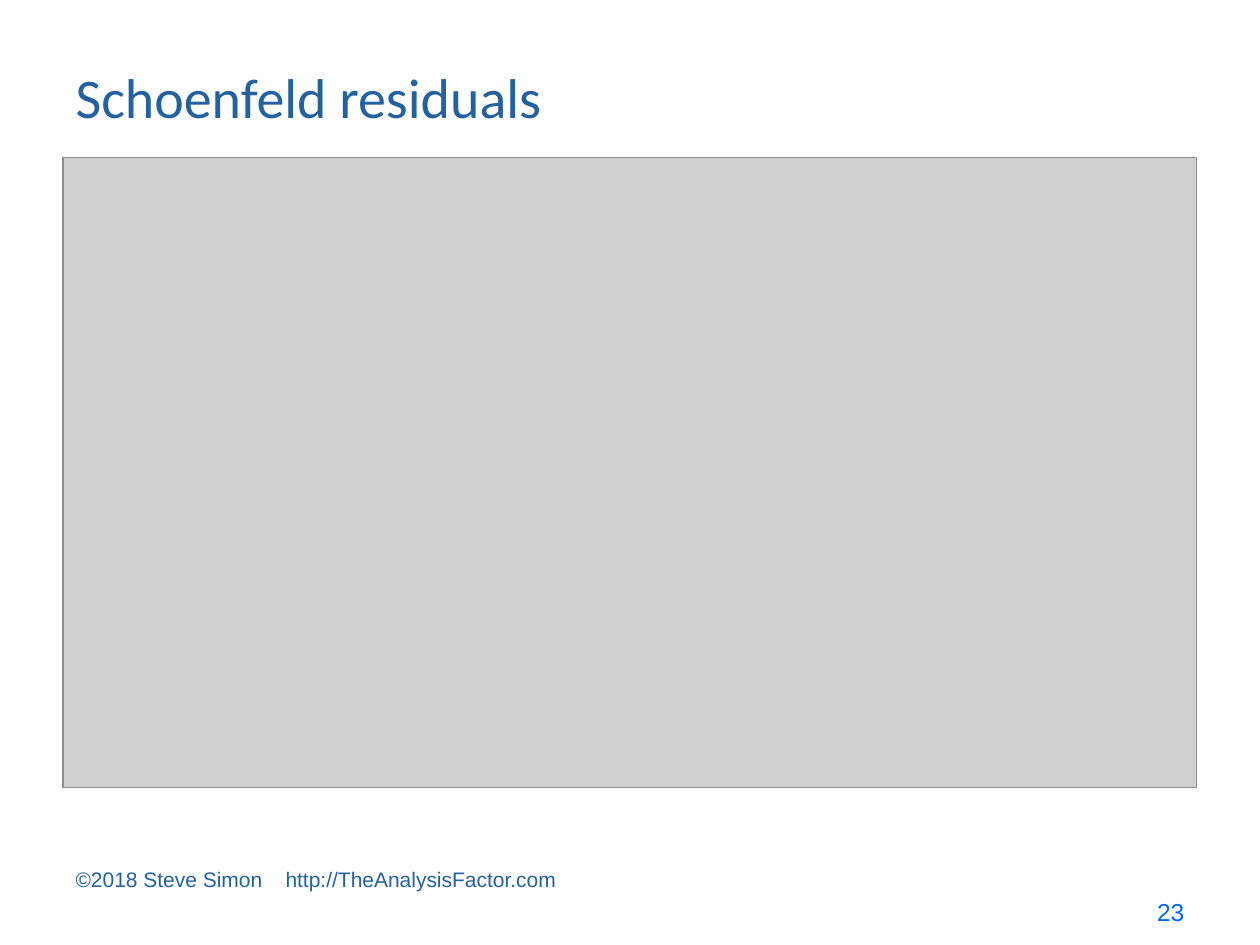
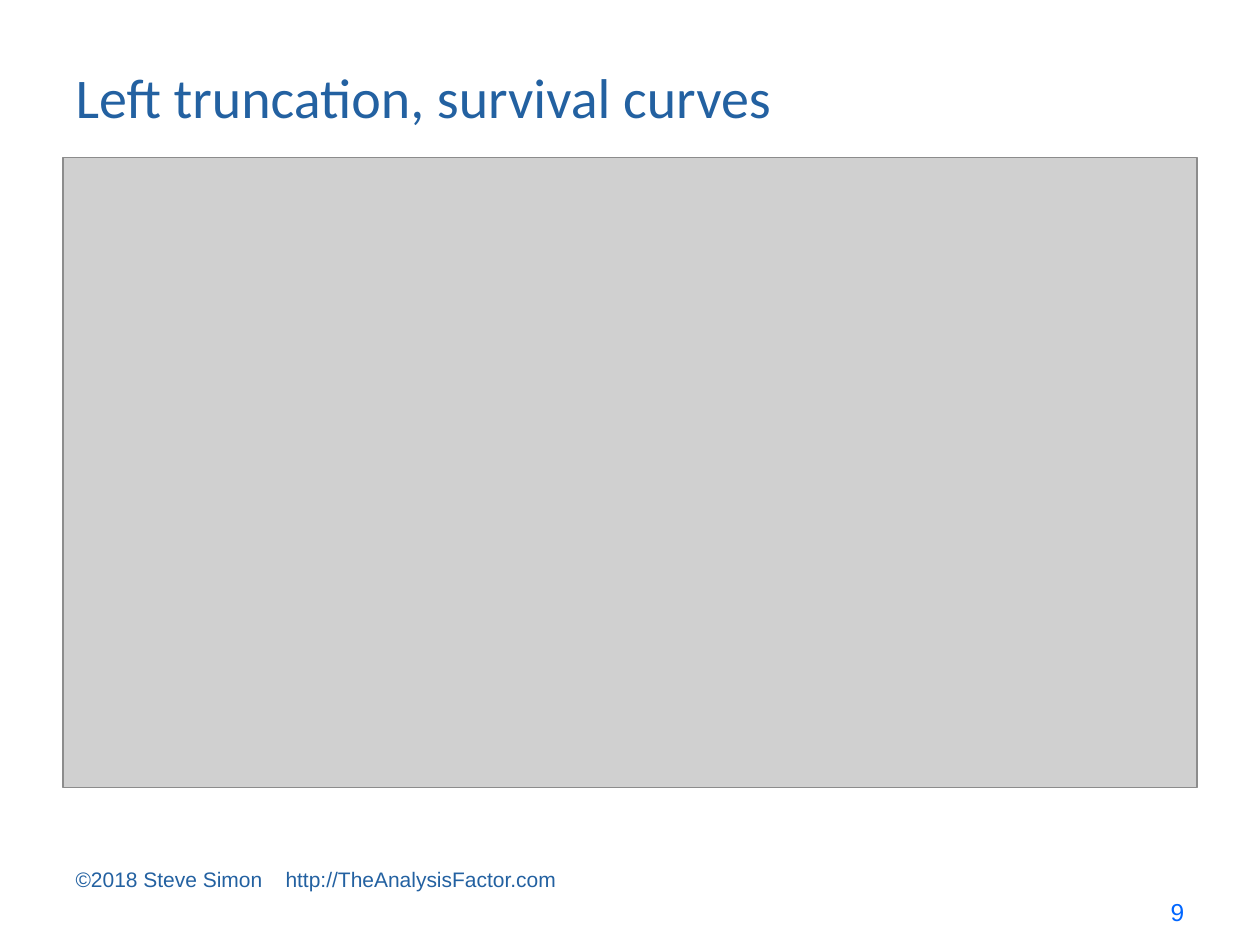
Before and after one commit to pmean/survival-models, a slide deck: slide 9 of bin/survival lecture 7.pptx (slide 23 before the commit). Drawn at 1260x945 pixels with LibreOffice and Linux fonts; fonts in the diff are those of the drawing; grey boxes stand for pictures. Boxes give left, top, right and bottom in pixels: in the first picture for what was removed or moved away, otherwise in the second. Text is boxed around its words. In the diff, an @@ line names an element or a change of style, - is before the commit and + after.

```diff
--- a/bin/survival lecture 7.pptx
+++ b/bin/survival lecture 7.pptx
@@ title at <box>76,79,771,125</box>: text changed @@
-Schoenfeld residuals
+Left truncation, survival curves
@@ page number at <box>1171,904,1185,922</box>: text changed @@
-23
+9
```
Also in this commit, not shown: 10 other slides changed, 2 slides added, 29 slides removed, 2 other files.
